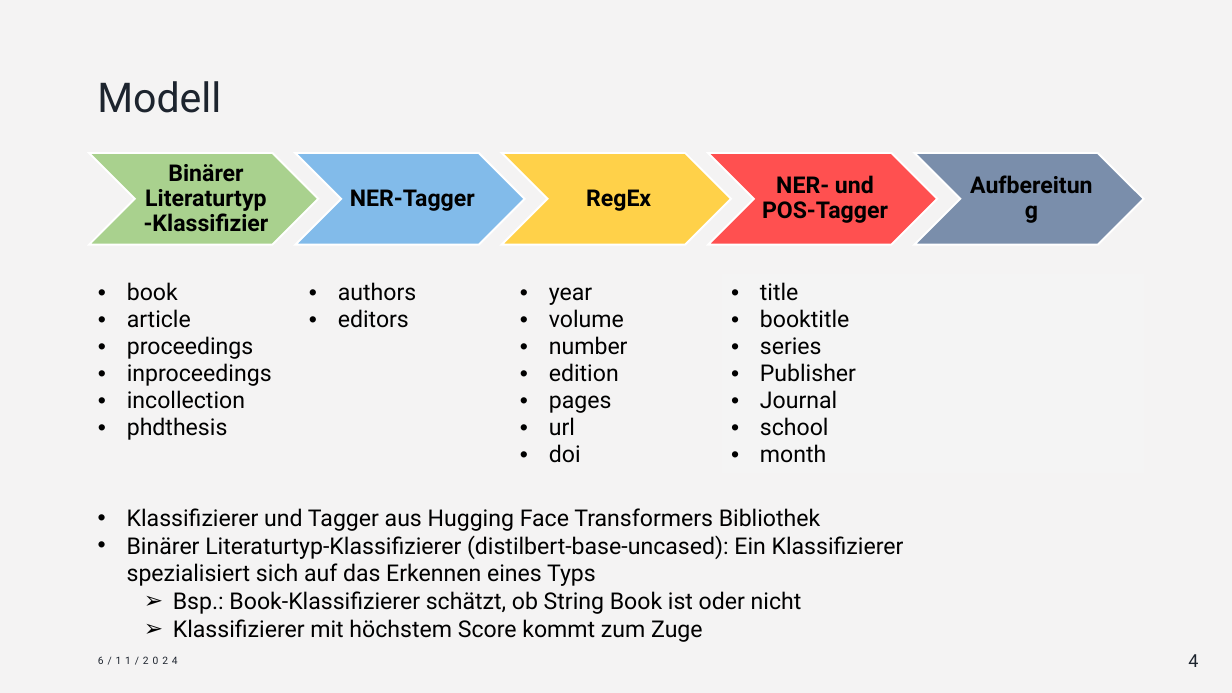
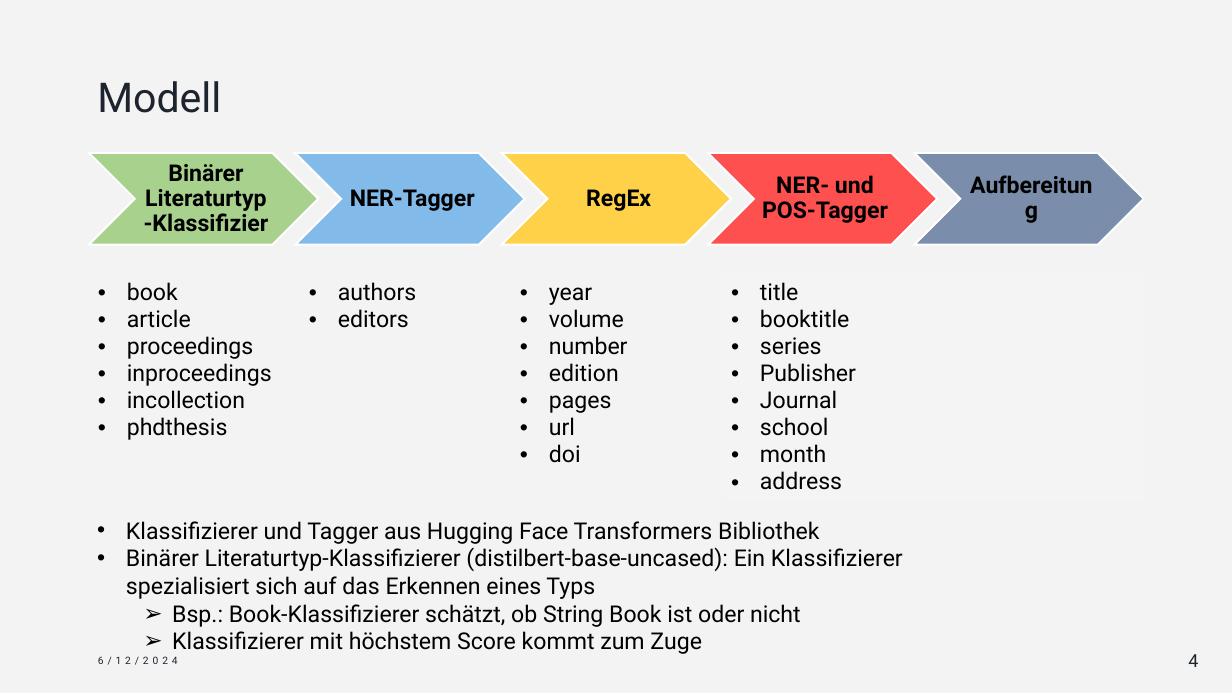
Before and after one commit to LaGit93/bibTexConverter_FaPra63065, a slide deck: slide 4 of Durchstich Vortrag.pptx. Drawn at 1232x693 pixels with LibreOffice and Linux fonts; fonts in the diff are those of the drawing. Boxes give left, top, right and bottom in pixels: in the first picture for what was removed or moved away, otherwise in the second. Text is boxed around its words. In the diff, an @@ line names an element or a change of style, - is before the commit and + after.

Commit message:
Sourcecode + PPT
Variable text explizit Funktion isEditor übergeben + strip() bei variablenübergabe bei  is_surename. Anpassung PPT.

```diff
--- a/Durchstich Vortrag.pptx
+++ b/Durchstich Vortrag.pptx
@@ table at (x1=89, y1=274, x2=1142, y2=506) @@
-row 1, column 4: title / booktitle / series / Publisher / Journal / school / month
+row 1, column 4: title / booktitle / series / Publisher / Journal / school / month / address
@@ text "Klassifizierer und Tagger aus Hugging ..." moved from (x1=127, y1=508, x2=904, y2=642) to (x1=126, y1=521, x2=903, y2=654) @@
@@ text at (x1=98, y1=656, x2=178, y2=665): text changed @@
-6/11/2024
+6/12/2024
```
Also in this commit, not shown: 6 other slides changed, 2 other files.
